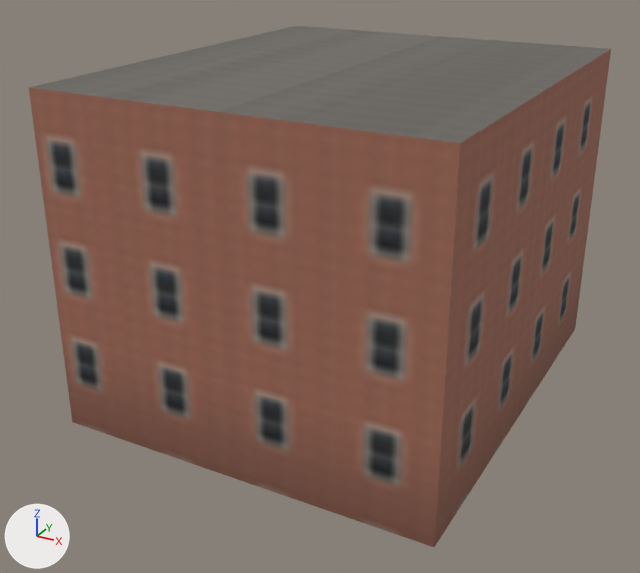
One commit to the glTF model assets/coronado_kit/modular/examples_map/brk3_row2/mod_brk3_row2_far.glb: the scene before it, then after it.
Rendered twice from a 50 mm camera at (12.04, -23.91, 14.88) aimed at (-0.5, -1.11, 3.49). Every picture has the same lights, and +X, +Y and +Z are marked at lower left. The picture after the commit comes second. Vertices at exactly the same position are counted once.

Names of what the first picture shows: 'mod_brk3_row2_far'.
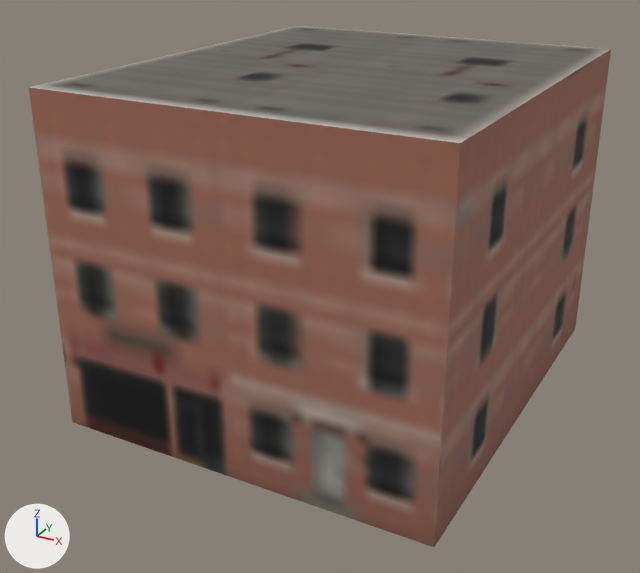
Where the change shows, as pixel boxes (x1, y1, x2, y2) in the pictures (640 x 573 px):
'mod_brk3_row2_far', surface changed: (29, 26, 611, 534) in both

What changed in the scene script:
```text
Add img_bld_lod_color_b_png:
    img_bld_lod_color_b_png = load_image('bld_lod_color_b.png', '../../../textures/bld_lod_color_b.png', 1024, 1024, 'sRGB')
Change mat_bld_far:
    where n0 = _N.new('ShaderNodeBsdfPrincipled'); n0.name = 'Principled BSDF'
    n0.inputs[2].default_value: 0.9 -> 0.85  # 'Roughness'
    where n4 = _N.new('ShaderNodeTexImage'); n4.name = 'Image Texture'
    n4.image: img_far_color_png -> img_bld_lod_color_b_png
    add n4.extension = 'EXTEND'
Change me_mod_brk3_row2_far:
    where me_mod_brk3_row2_far.from_pydata(...)  # 20 vertices, 34 faces; spans x -6.0..6.0, y -7.0..7.0, z 0.0..10.3
    used by ob_mod_brk3_row2_far; location = (0.0, 0.0, 0.0)
    me_mod_brk3_row2_far part 1: texture (UV) coordinates of 34 of 34 faces, centred in x -6.0..6.0, y -7.0..7.0, z 1.0..10.3, changed; they spanned u -0.03..0.03, v 0.3..0.75 and now span u 0.05..0.52, v 0.58..0.8
```
